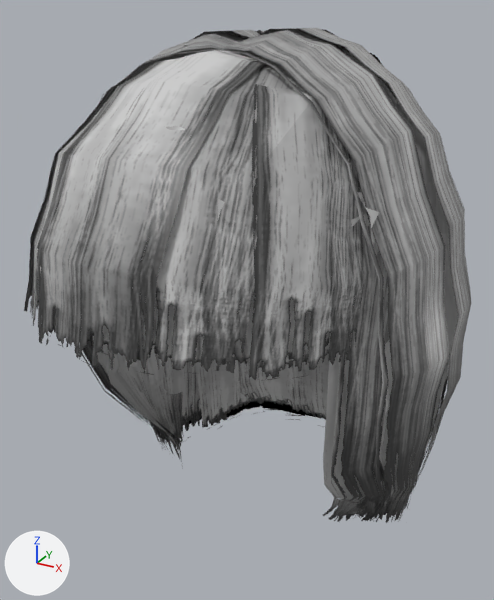
A saved change to the glTF model public/models/daz_hair_asym_short.glb.
One viewpoint serves both versions: a camera (50 mm lens) standing at (0.151, -0.291, 0.156) and looking at (-0.004, -0.01, 0.015). The lights are fixed; the arrows at lower left show +X, +Y and +Z. The older version comes first. Vertices at exactly the same position are counted once.

Objects in the first picture: 'daz_hair_asym_short'.
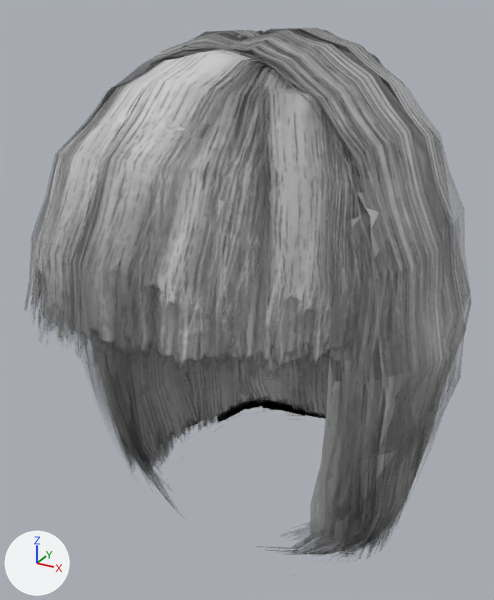
What differs and where, as boxes (x1, y1, x2, y2) in the pictures (494 x 600 px):
'daz_hair_asym_short', reshaped (11% taller): before (24, 28, 471, 523); after (26, 28, 471, 576)
part 1 of me_daz_hair_asym_short, added: after (422, 216, 466, 436)
part 2 of me_daz_hair_asym_short, added (mostly hidden): after (327, 377, 359, 544)
part 3 of me_daz_hair_asym_short, added: after (364, 252, 435, 484)
part 4 of me_daz_hair_asym_short, added: after (334, 358, 358, 521)
part 5 of me_daz_hair_asym_short, reshaped: before (323, 378, 460, 523); after (269, 269, 454, 576)
part 6 of me_daz_hair_asym_short, built on: before (82, 336, 209, 469); after (78, 329, 232, 519)
part 7 of me_daz_hair_asym_short, edited (looks the same): (26, 28, 471, 500) in both

The edits, one by one:
Material 'daz_hair_asym_short_Mat' (mat_daz_hair_asym_short_mat_1) is new.
Its texture is img_image_0 (with its transparency).
Its roughness is 0.46.
me_daz_hair_asym_short is used by ob_daz_hair_asym_short; location (0.0, 0.0, 0.0).
me_daz_hair_asym_short had 4835 vertices, 6956 faces and spanned x -0.102..0.103, y -0.128..0.107, z -0.119..0.145.
me_daz_hair_asym_short now has 5621 vertices, 8095 faces and spans x -0.102..0.103, y -0.128..0.107, z -0.126..0.145.
me_daz_hair_asym_short part 1: a new loose piece of 35 vertices spanning x 0.081..0.101, y -0.027..0.023, z -0.103..0.068, in mat_daz_hair_asym_short_mat_1 (picture img_image_0).
me_daz_hair_asym_short part 2: a new loose piece of 33 vertices spanning x 0.057..0.089, y -0.062..-0.004, z -0.111..0.057, in mat_daz_hair_asym_short_mat_1 (picture img_image_0).
me_daz_hair_asym_short part 3: a new loose piece of 32 vertices spanning x 0.071..0.097, y -0.059..-0.016, z -0.113..0.061, in mat_daz_hair_asym_short_mat_1 (picture img_image_0).
me_daz_hair_asym_short part 4: a new loose piece of 31 vertices spanning x 0.065..0.094, y -0.058..0.015, z -0.106..0.063, in mat_daz_hair_asym_short_mat_1 (picture img_image_0).
me_daz_hair_asym_short part 5: 214 vertices moved from x 0.045..0.098, y -0.059..0.019, z -0.112..-0.026 to x 0.023..0.098, y -0.065..0.018, z -0.112..-0.026; 34 vertices removed from x 0.05..0.091, y -0.016..0.017, z -0.115..-0.028; 348 vertices added at x 0.022..0.091, y -0.064..0.057, z -0.124..0.069.
me_daz_hair_asym_short part 6: 194 vertices moved from x -0.095..-0.05, y -0.048..0.02, z -0.112..-0.03 to x -0.095..-0.035, y -0.056..0.019, z -0.112..-0.03; 24 vertices removed from x -0.081..-0.047, y -0.009..0.019, z -0.119..-0.074; 285 vertices added at x -0.102..-0.021, y -0.055..0.05, z -0.126..0.064.
me_daz_hair_asym_short part 7: 6816 faces spanning x -0.102..0.103, y -0.128..0.107, z -0.112..0.145 switch from mat_daz_hair_asym_short_mat to mat_daz_hair_asym_short_mat_1 (picture img_image_0).
Other edits to the shape of me_daz_hair_asym_short do not show in these pictures.
